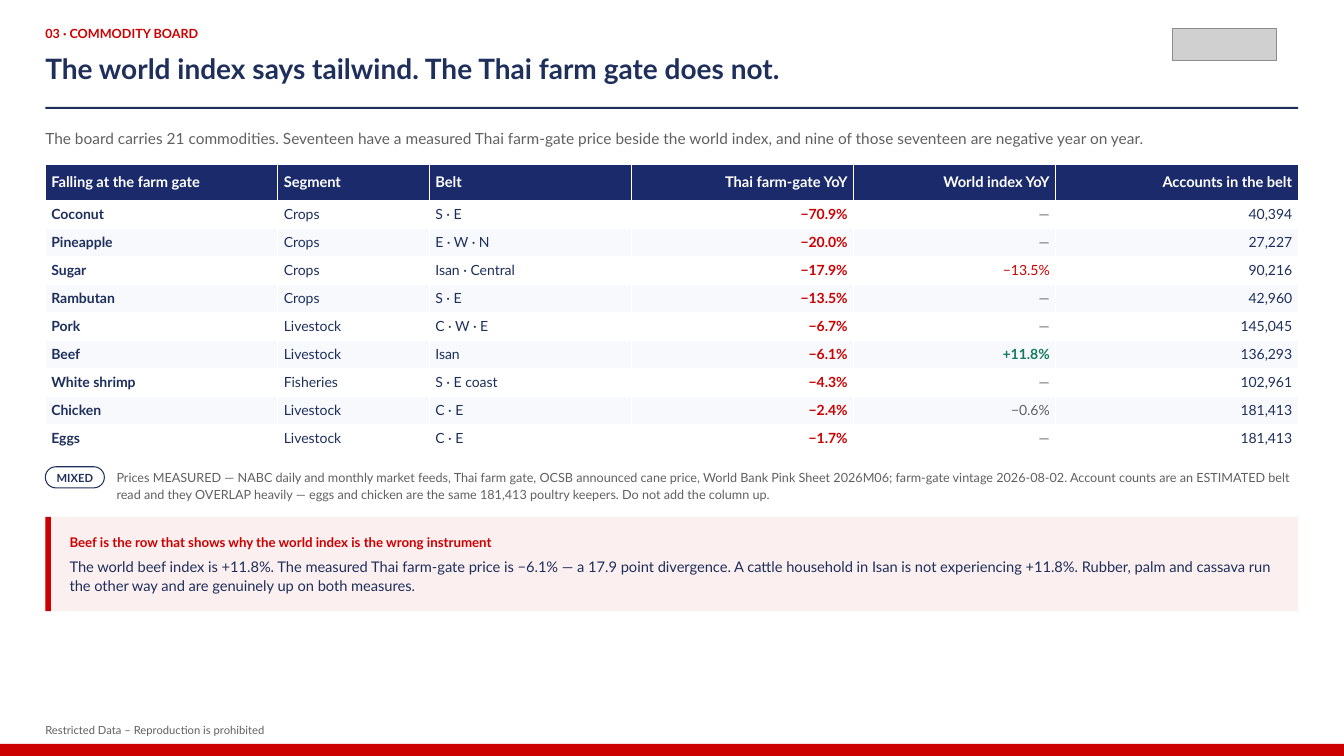
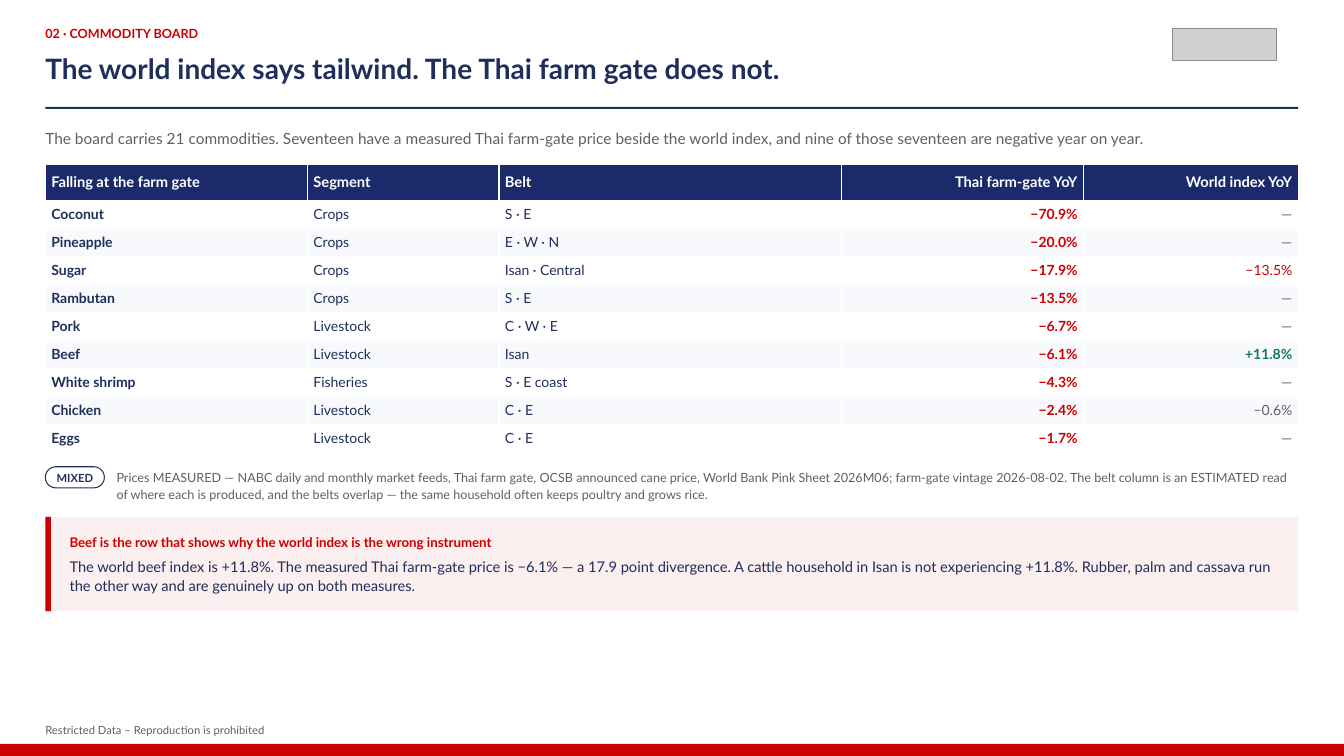
Before and after one commit to kaustavb2101/competitive-intel, a slide deck: slide 4 of docs/decks/mcom-2026-08-05-macro.pptx (slide 5 before the commit). Drawn at 1344x756 pixels with LibreOffice and Linux fonts; fonts in the diff are those of the drawing; grey boxes stand for pictures. Boxes give left, top, right and bottom in pixels: in the first picture for what was removed or moved away, otherwise in the second. Text is boxed around its words. In the diff, an @@ line names an element or a change of style, - is before the commit and + after.

```diff
--- a/docs/decks/mcom-2026-08-05-macro.pptx
+++ b/docs/decks/mcom-2026-08-05-macro.pptx
@@ table at bbox=[45, 164, 1299, 453] @@
-column 6: Accounts in the belt | 40,394 | 27,227 | 90,216 | 42,960 | 145,045 | 136,293 | 102,961 | 181,413 | 181,413
@@ text at bbox=[117, 472, 1287, 502]: text changed @@
-Prices MEASURED — NABC daily and monthly market feeds, Thai farm gate, OCSB announced cane price, World Bank Pink Sheet 2026M06; farm-gate vintage 2026-08-02. Account counts are an ESTIMATED belt read and they OVERLAP heavily — eggs and chicken are the same 181,413 poultry keepers. Do not add the column up.
+Prices MEASURED — NABC daily and monthly market feeds, Thai farm gate, OCSB announced cane price, World Bank Pink Sheet 2026M06; farm-gate vintage 2026-08-02. The belt column is an ESTIMATED read of where each is produced, and the belts overlap — the same household often keeps poultry and grows rice.
```
Also in this commit, not shown: 12 other slides changed, 5 slides added, 6 slides removed, 1 other file.
